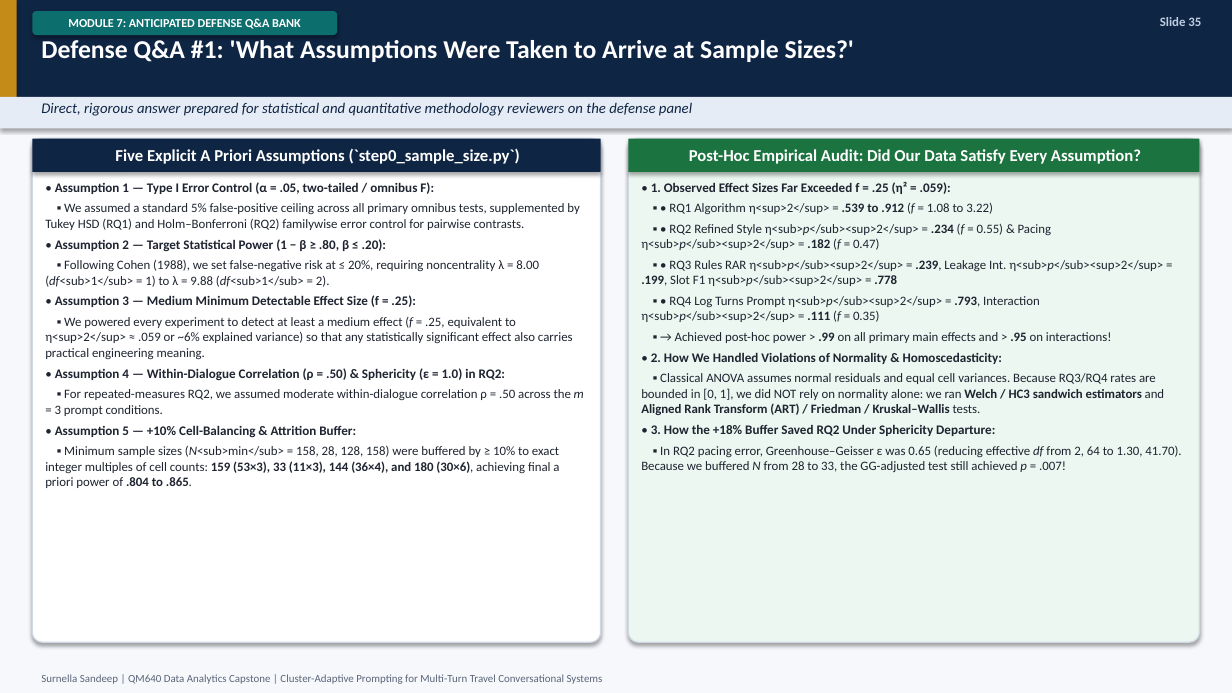
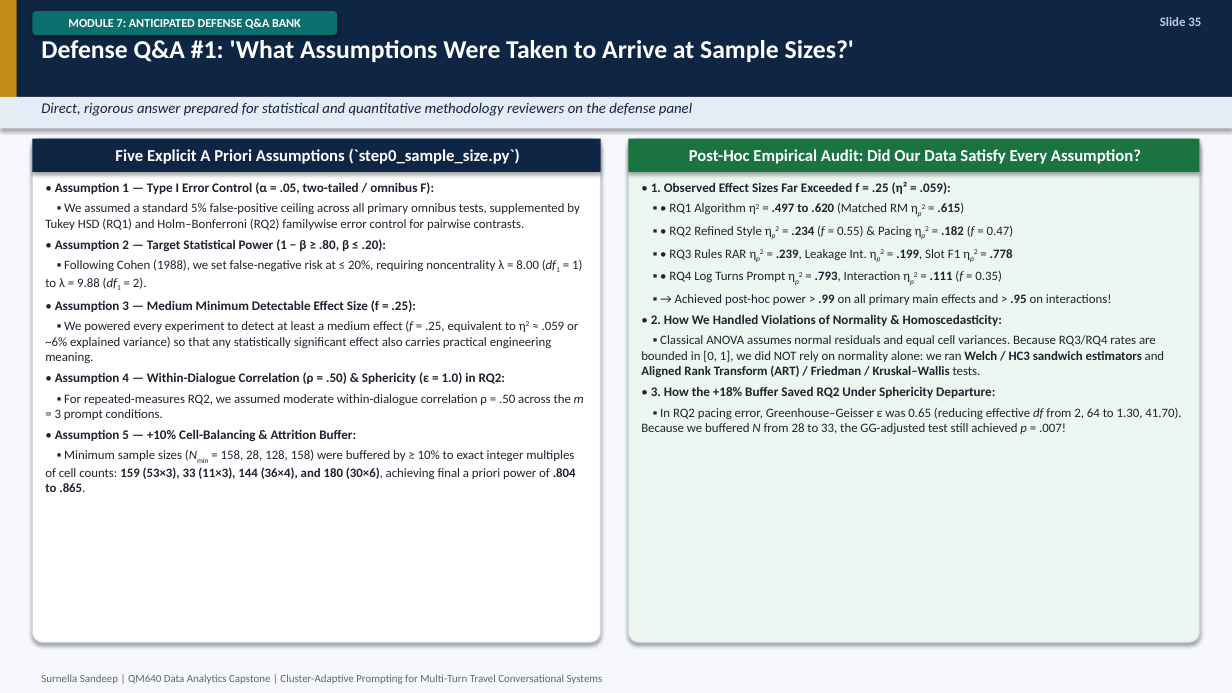
Before and after one commit to surnella/QM640-Dialogue-Clustering-Capstone, a slide deck: slide 35 of final/QM_640_Defense_Presentation_Sandeep_Surnella.pptx. Drawn at 1232x693 pixels with LibreOffice and Linux fonts; fonts in the diff are those of the drawing. Boxes give left, top, right and bottom in pixels: in the first picture for what was removed or moved away, otherwise in the second. Text is boxed around its words. In the diff, an @@ line names an element or a change of style, - is before the commit and + after.

```diff
--- a/final/QM_640_Defense_Presentation_Sandeep_Surnella.pptx
+++ b/final/QM_640_Defense_Presentation_Sandeep_Surnella.pptx
@@ text at (x1=669, y1=203, x2=1014, y2=282): text changed @@
-▪ • RQ1 Algorithm η<sup>2</sup> = .539 to .912 (f = 1.08 to 3.22)
-▪ • RQ2 Refined Style η<sub>p</sub><sup>2</sup> = .234 (f = 0.55) & Pacing η<sub>p</sub><sup>2</sup> = .182 (f = 0.47)
-▪ • RQ3 Rules RAR η<sub>p</sub><sup>2</sup> = .239, Leakage Int. η<sub>p</sub><sup>2</sup> = .199, Slot F1 η<sub>p</sub><sup>2</sup> = .778
-▪ • RQ4 Log Turns Prompt η<sub>p</sub><sup>2</sup> = .793, Interaction η<sub>p</sub><sup>2</sup> = .111 (f = 0.35)
+▪ • RQ1 Algorithm η2 = .497 to .620 (Matched RM ηp2 = .615)
+▪ • RQ2 Refined Style ηp2 = .234 (f = 0.55) & Pacing ηp2 = .182 (f = 0.47)
+▪ • RQ3 Rules RAR ηp2 = .239, Leakage Int. ηp2 = .199, Slot F1 ηp2 = .778
+▪ • RQ4 Log Turns Prompt ηp2 = .793, Interaction ηp2 = .111 (f = 0.35)
@@ text at (x1=45, y1=260, x2=582, y2=289): text changed @@
-▪ Following Cohen (1988), we set false-negative risk at ≤ 20%, requiring noncentrality λ = 8.00 (df<sub>1</sub> = 1) to λ = 9.88 (df<sub>1</sub> = 2).
+▪ Following Cohen (1988), we set false-negative risk at ≤ 20%, requiring noncentrality λ = 8.00 (df1 = 1) to λ = 9.88 (df1 = 2).
@@ text at (x1=45, y1=321, x2=578, y2=363): text changed @@
-▪ We powered every experiment to detect at least a medium effect (f = .25, equivalent to η<sup>2</sup> ≈ .059 or ~6% explained variance) so that any statistically significant effect also carries practical engineering meaning.
+▪ We powered every experiment to detect at least a medium effect (f = .25, equivalent to η2 ≈ .059 or ~6% explained variance) so that any statistically significant effect also carries practical engineering meaning.
@@ text at (x1=45, y1=450, x2=576, y2=492): text changed @@
-▪ Minimum sample sizes (N<sub>min</sub> = 158, 28, 128, 158) were buffered by ≥ 10% to exact integer multiples of cell counts: 159 (53×3), 33 (11×3), 144 (36×4), and 180 (30×6), achieving final a priori power of .804 to .865.
+▪ Minimum sample sizes (Nmin = 158, 28, 128, 158) were buffered by ≥ 10% to exact integer multiples of cell counts: 159 (53×3), 33 (11×3), 144 (36×4), and 180 (30×6), achieving final a priori power of .804 to .865.
```
Also in this commit, not shown: 21 other slides changed, 4 slides added, 16 other files.
